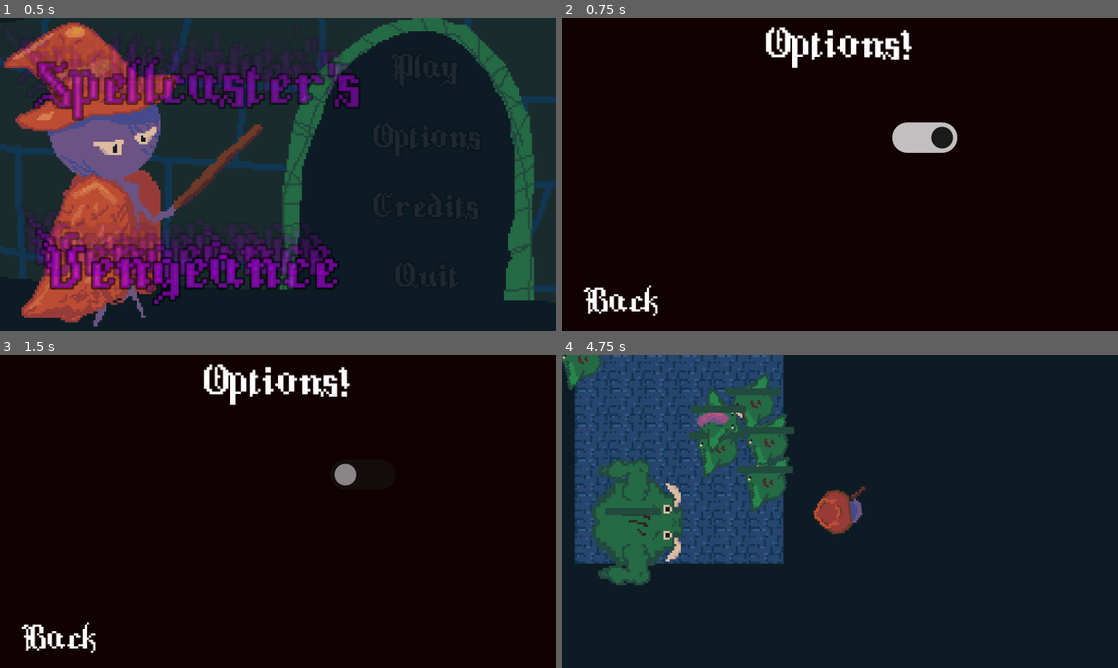
Above: before the commit, frames 1-4 (two rows, left to right).
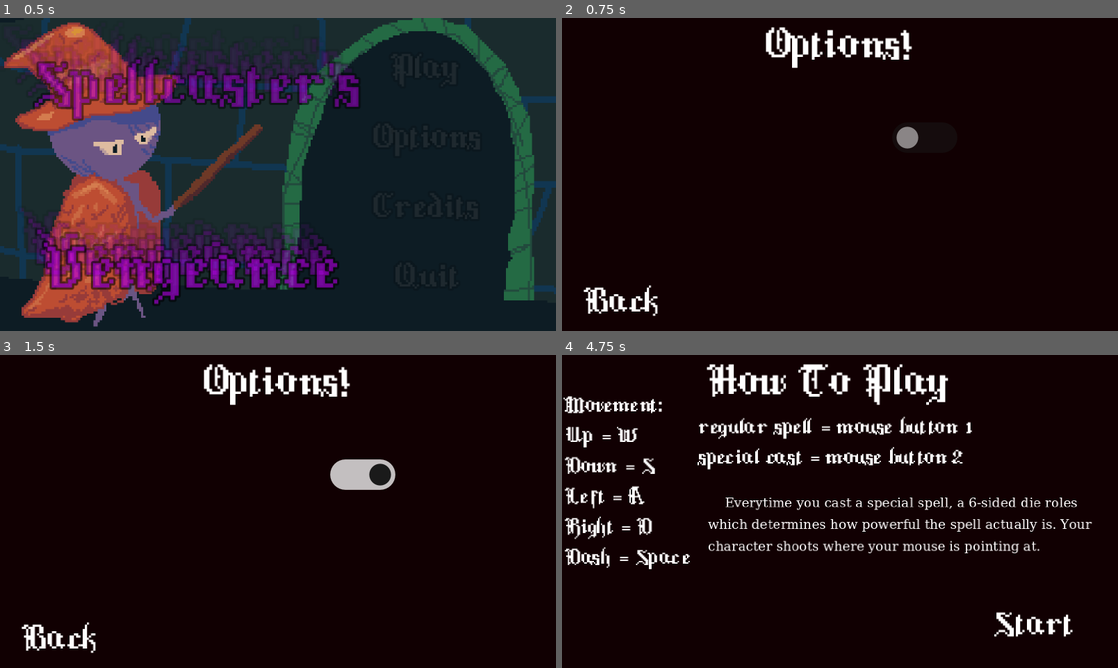
Above: after the commit, the same moments.

Repository: KatLuvsYa3/SELUGameJam26_Godot_Bros
Game: Godot game, scene res://main_scenes/Main_Menu/titlecreennew.tscn
Two runs of this game, one before a commit and one after it. Both use one fixed random seed, a clock stepped at 60 frames per second and the inputs below.
Inputs (mouse positions are in pixels of both pictures, inside the frame that each line leads up to):
- Up to frame 1 (0.5 s): no input
- Up to frame 2 (0.75 s): click "Options" at 0.5 s
- Up to frame 3 (1.5 s): click (361, 473) at 1.25 s
- Up to frame 4 (4.75 s): click "Back" at 2 s; click "Play" at 2.75 s; click "⇒" at 3.5 s; tap Enter at 4.25 s; move the mouse to (962, 495) at 4.27 s; hold Right (ui_right) from 4.28 s (still down); hold K from 4.28 s (still down); click (962, 495) at 4.42 s; tap Space at 4.52 s

Frame 1 is identical in both runs. In frame 2, 0.8% of the frame differs, in the area x 59-72%, y 33-44%; in frame 3, 0.8%; in frame 4, 100%, in the area x 0-100%, y 0-100%.
Error before the commit: Invalid call. Nonexistent function 'update_misty' in base 'Nil'. (res://scripts/player_charbody.gd:70)

Commit message:
got rid of button

Diff:
--- a/main_scenes/Main_Menu/options.gd
+++ b/main_scenes/Main_Menu/options.gd
@@ -2,12 +2,6 @@
 
 func _ready() -> void:
 	$Optionsbackbutton.pressed.connect(_on_back_button)
-	$HowToPlayCheck.button_pressed = GameSettings.show_HowToPlay
-	$HowToPlayCheck.toggled.connect(_on_HowToPlay_toggled)
 
 func _on_back_button() -> void:
 	get_tree().change_scene_to_file("res://main_scenes/Main_Menu/titlecreennew.tscn")
-
-func _on_HowToPlay_toggled(toggled_on: bool) -> void:
-	GameSettings.show_HowToPlay = toggled_on
-	GameSettings.save_data()
